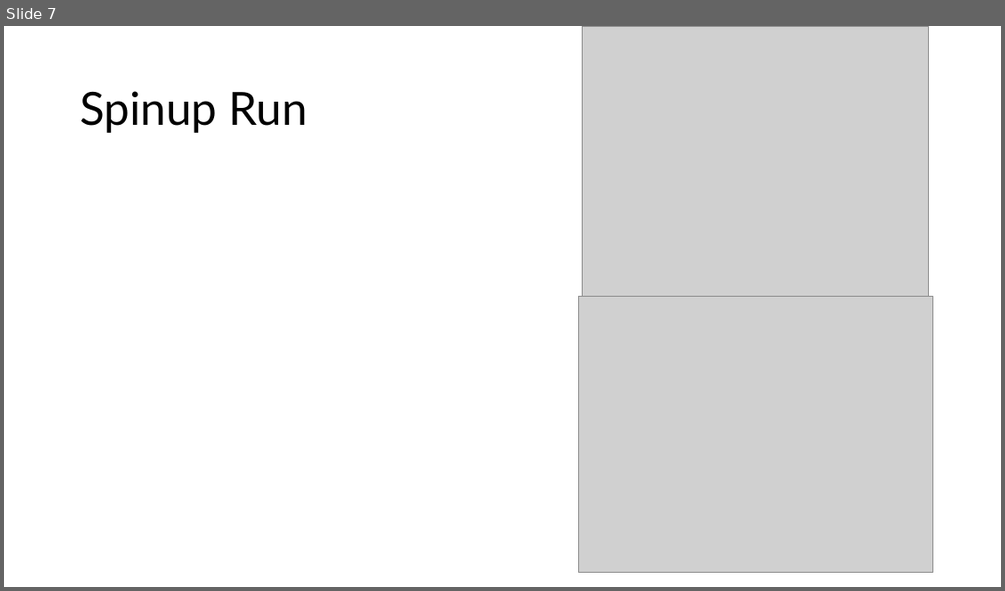
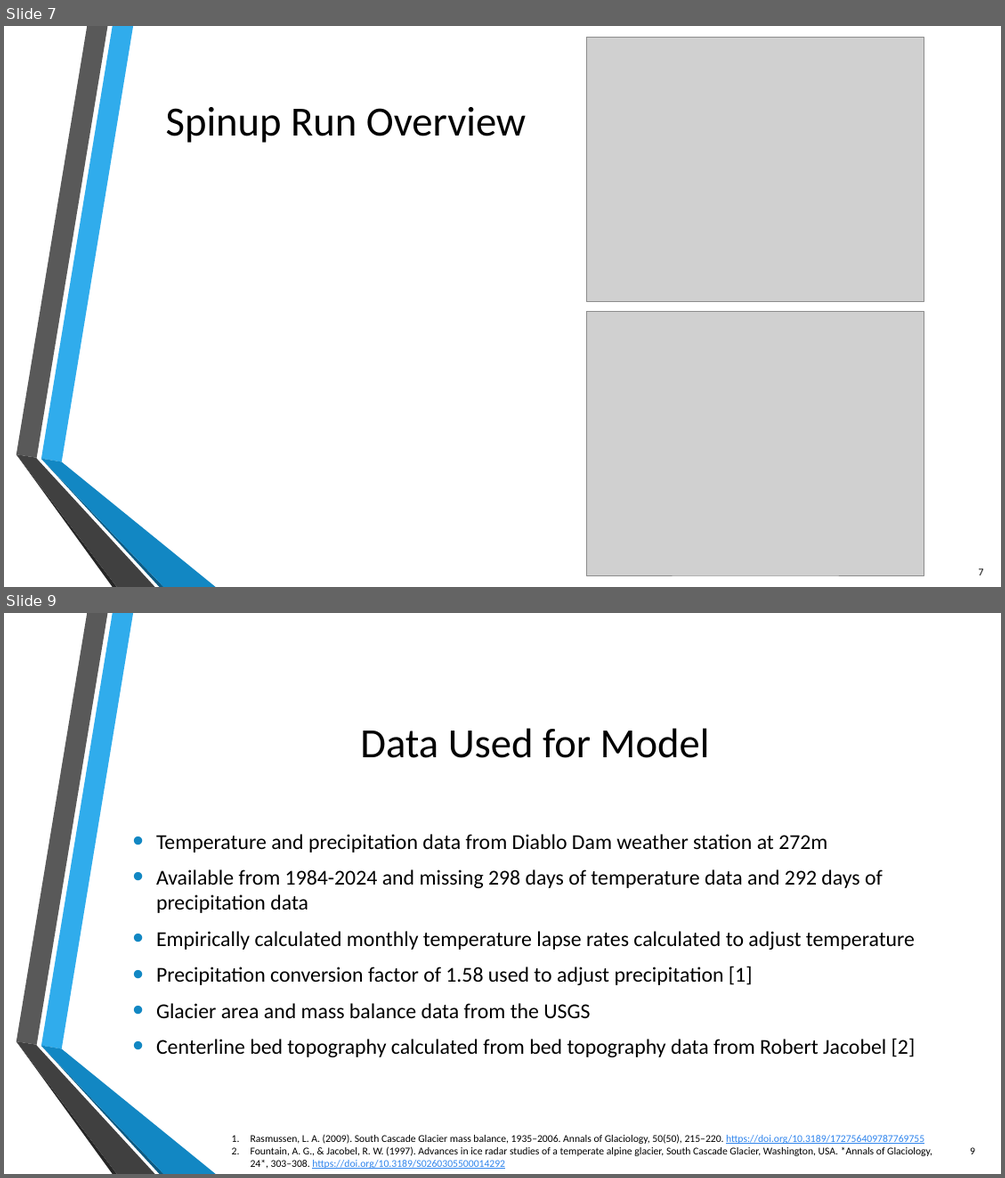
Before and after one commit to kstone3/Senior-Thesis, a slide deck: Thesis/thesis_defense.pptx. Shown one above the other, each under a label of ours: slide 7 before the commit, slides 7 and 9 after it; the slides between them are not shown. The pictures are 1005x591 and 1005x1178 pixels, drawn with LibreOffice and Linux fonts; fonts in the diff are those of the drawing; grey boxes stand for pictures; background and template pictures are left out. Boxes give left, top, right and bottom in pixels: in the first picture for what was removed or moved away, otherwise in the second. Text is boxed around its words. In the diff, an @@ line names an element or a change of style, - is before the commit and + after.

```diff
--- a/Thesis/thesis_defense.pptx
+++ b/Thesis/thesis_defense.pptx
@@ slide 9 added at <box>4,613,1001,1174</box>, background picture (left out); not listed: 6 template elements that a slide beside it also shows @@
@@ title added at <box>360,728,710,758</box>, 40 pt, text #000000 @@
+Data Used for Model
@@ text added at <box>156,834,915,1057</box>, 20.4 pt, text #000000 @@
+• Temperature and precipitation data from Diablo Dam weather station at 272m
+• Available from 1984-2024 and missing 298 days of temperature data and 292 days of precipitation data
+• Empirically calculated monthly temperature lapse rates calculated to adjust temperature
+• Precipitation conversion factor of 1.58 used to adjust precipitation [1]
+• Glacier area and mass balance data from the USGS
+• Centerline bed topography calculated from bed topography data from Robert Jacobel [2]
@@ text added at <box>251,1134,932,1168</box>, 10 pt, text #000000 @@
+1. Rasmussen, L. A. (2009). South Cascade Glacier mass balance, 1935–2006. Annals of Glaciology, 50(50), 215–220. https://doi.org/10.3189/172756409787769755
+2. Fountain, A. G., & Jacobel, R. W. (1997). Advances in ice radar studies of a temperate alpine glacier, South Cascade Glacier, Washington, USA. *Annals of Glaciology, 24*, 303–308. https://doi.org/10.3189/S0260305500014292
@@ page number added at <box>970,1147,975,1154</box>, 10 pt, text #000000 @@
+9
@@ slide 7 changed as well @@
@@ picture: place and size @@
-picture at <box>582,26,929,296</box>
+picture at <box>587,38,924,301</box>
@@ title at <box>166,107,526,143</box>: text changed; size 44 to 40 pt; font Lato to Calibri @@
-Spinup Run
+Spinup Run Overview
@@ picture: place and size @@
-picture at <box>578,296,932,572</box>
+picture at <box>587,312,924,576</box>
@@ group added at <box>16,26,216,587</box>: 6 freeform shapes @@
@@ page number added at <box>979,568,984,575</box>, 10 pt, text #000000 @@
+7
```
Also in this commit, not shown: 12 other slides changed, 13 other slides added, 4 slides removed, 16 other files.
